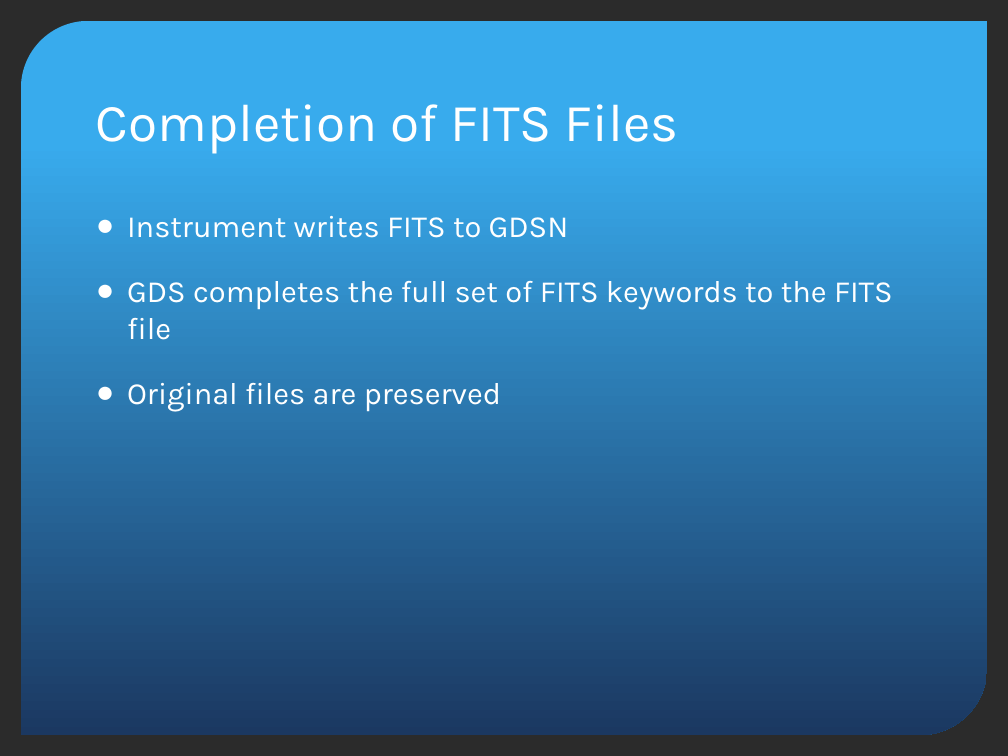
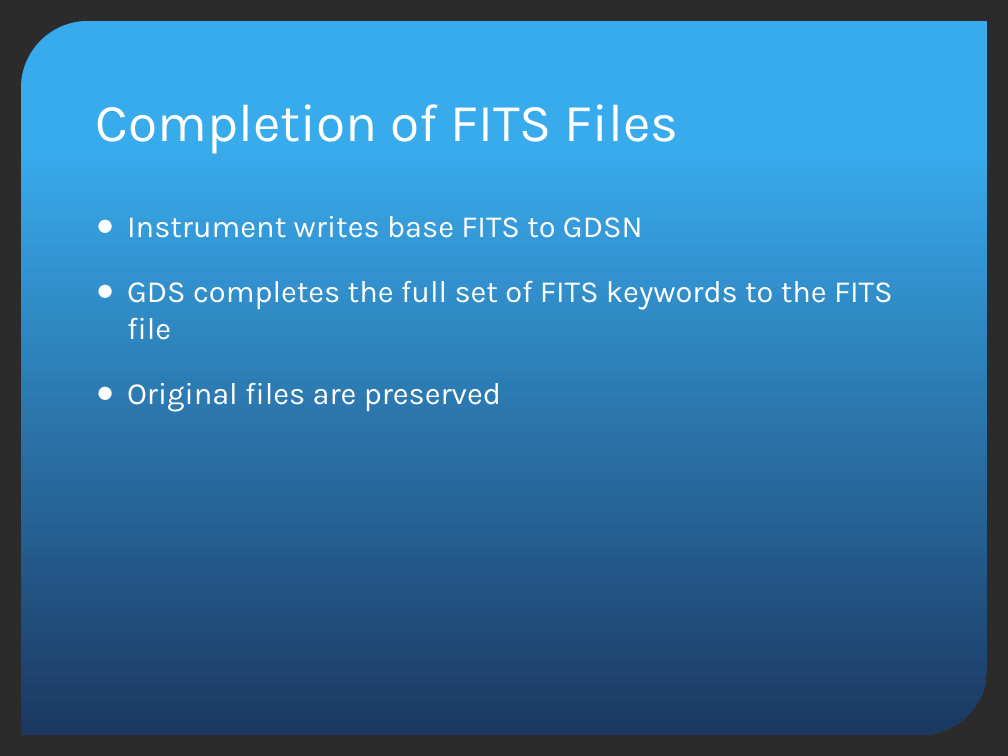
Before and after one commit to jluhrs/gmp, a slide deck: slide 13 of gds-api/src/main/doc/GDSDesignReview.pptx. Drawn at 1008x756 pixels with LibreOffice and Linux fonts; fonts in the diff are those of the drawing; background and template pictures are left out; a plain dark background stands for a picture behind light text. Boxes give left, top, right and bottom in pixels: in the first picture for what was removed or moved away, otherwise in the second. Text is boxed around its words. In the diff, an @@ line names an element or a change of style, - is before the commit and + after.

```diff
--- a/gds-api/src/main/doc/GDSDesignReview.pptx
+++ b/gds-api/src/main/doc/GDSDesignReview.pptx
@@ text at box(127, 216, 643, 238): text changed @@
-● Instrument writes FITS to GDSN
+● Instrument writes base FITS to GDSN
```
Also in this commit, not shown: 6 other slides changed, 4 slides added, 3 slides removed.
